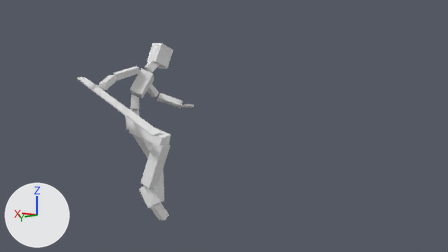
One commit to the Blender file assets/models/rig-cubes.blend: the scene before it, then after it.
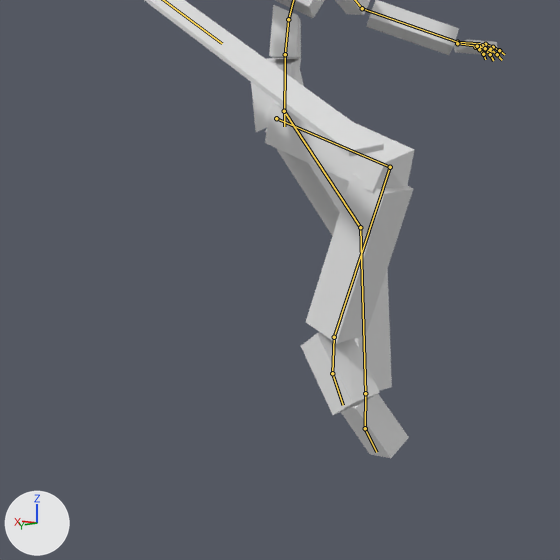
Each version appears first from the file's camera 'Camera', and next in a close-up on the part from 12% to 47% of the width and 37% to 99% of the height. Every picture has the same lights, and +X, +Y and +Z are marked at lower left. Both versions are drawn at frame 30 of the action 'BattleIdle'; the numbers are the values there. The bones that bend it are drawn over the model as lines in the close-ups.

The first close-up shows 'Char', 'Sword'.
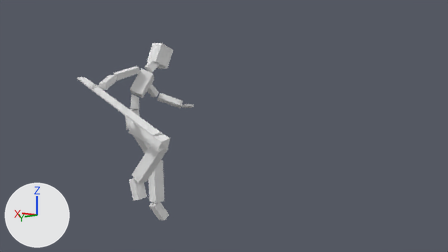
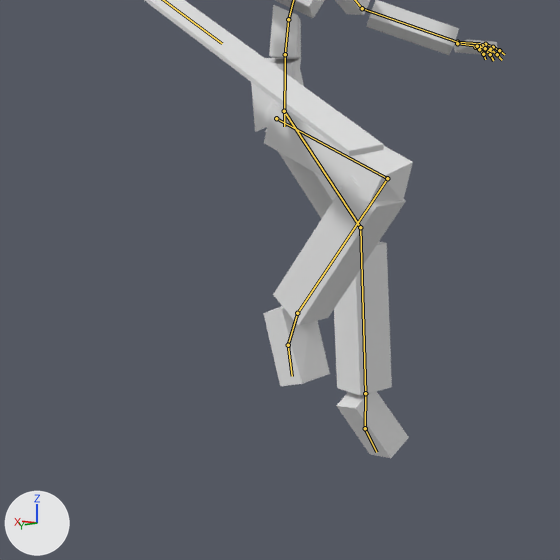
What the commit changed:
Bone 'UpperLeg.r' (bone_upperleg_r) turns from (50, 39, -10) to (46, 39, -10) degrees about its own x, y and z.
Bone 'LowerLeg.r' (bone_lowerleg_r) turns from (0, 0, -87) to (0, 0, -100) degrees about its own x, y and z.

What differs and where, as boxes [x1, y1, x2, y2] in the close-ups (560 x 560 px):
'Char', posed
    both: [251, 0, 498, 458]
bone 'UpperLeg.r', root to tip
    before: (276, 118) to (390, 167)
    after: (276, 118) to (387, 178)
bone 'LowerLeg.r', root to tip
    before: (390, 167) to (334, 337)
    after: (387, 178) to (297, 313)
